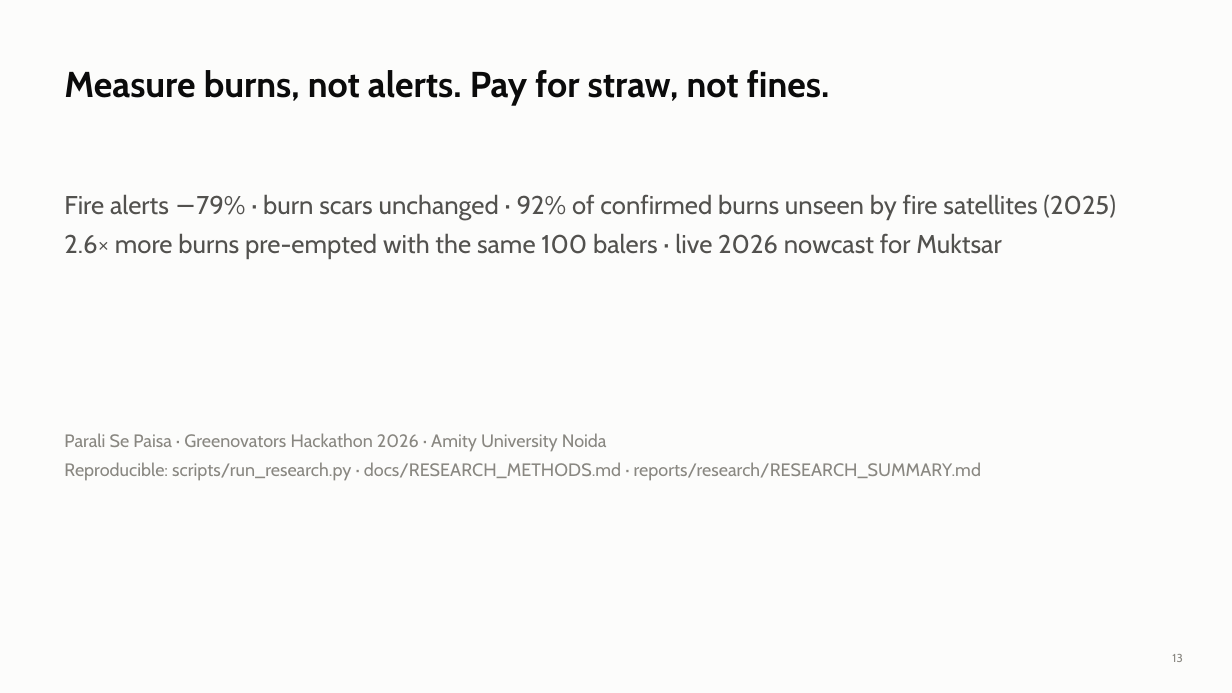
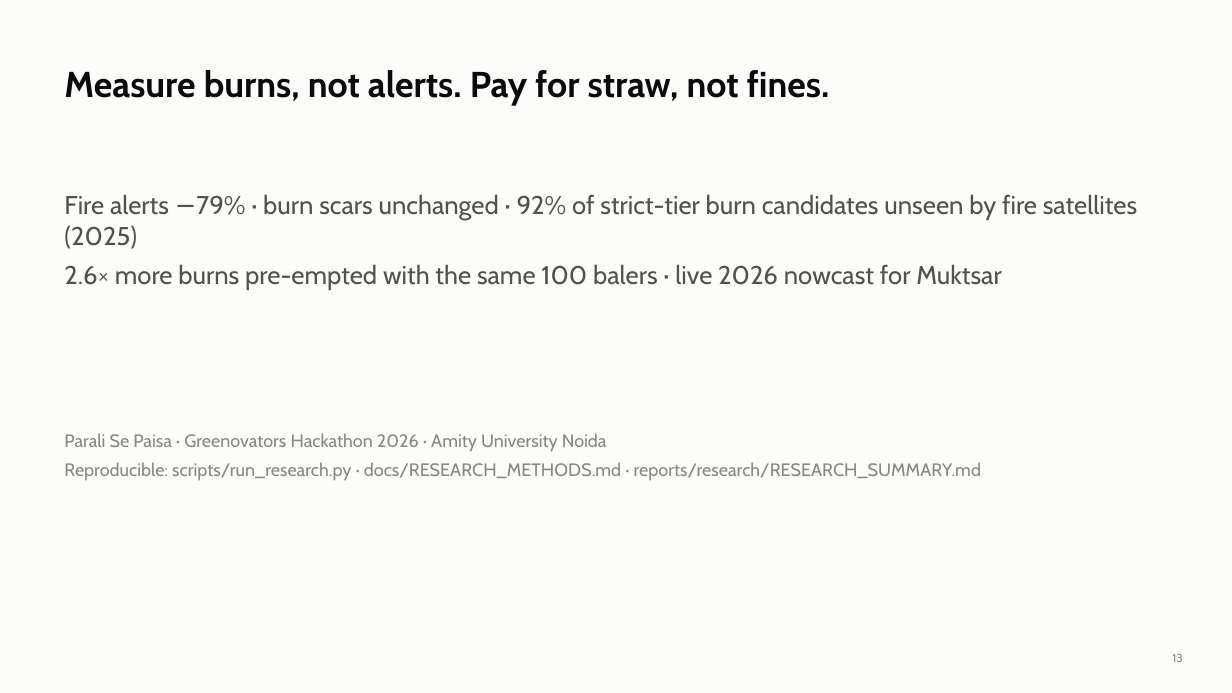
Before and after one commit to AshbinSaji2006/parali-se-paisa, a slide deck: slide 13 of reports/pitch/Parali_Se_Paisa_Greenovators2026.pptx. Drawn at 1232x693 pixels with LibreOffice and Linux fonts; fonts in the diff are those of the drawing. Boxes give left, top, right and bottom in pixels: in the first picture for what was removed or moved away, otherwise in the second. Text is boxed around its words. In the diff, an @@ line names an element or a change of style, - is before the commit and + after.

```diff
--- a/reports/pitch/Parali_Se_Paisa_Greenovators2026.pptx
+++ b/reports/pitch/Parali_Se_Paisa_Greenovators2026.pptx
@@ text at [64, 194, 1137, 249]: text changed @@
-Fire alerts −79% · burn scars unchanged · 92% of confirmed burns unseen by fire satellites (2025)
+Fire alerts −79% · burn scars unchanged · 92% of strict-tier burn candidates unseen by fire satellites (2025)
```
Also in this commit, not shown: 4 other slides changed, 2 other files.
